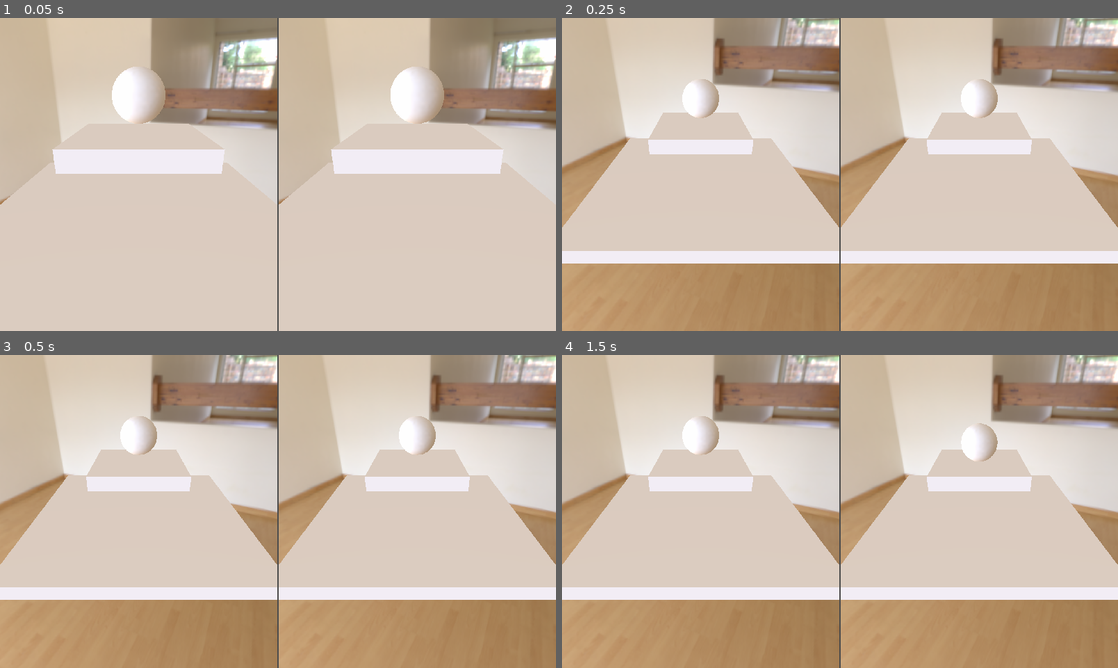
Above: before the commit, frames 1-4 (two rows, left to right).
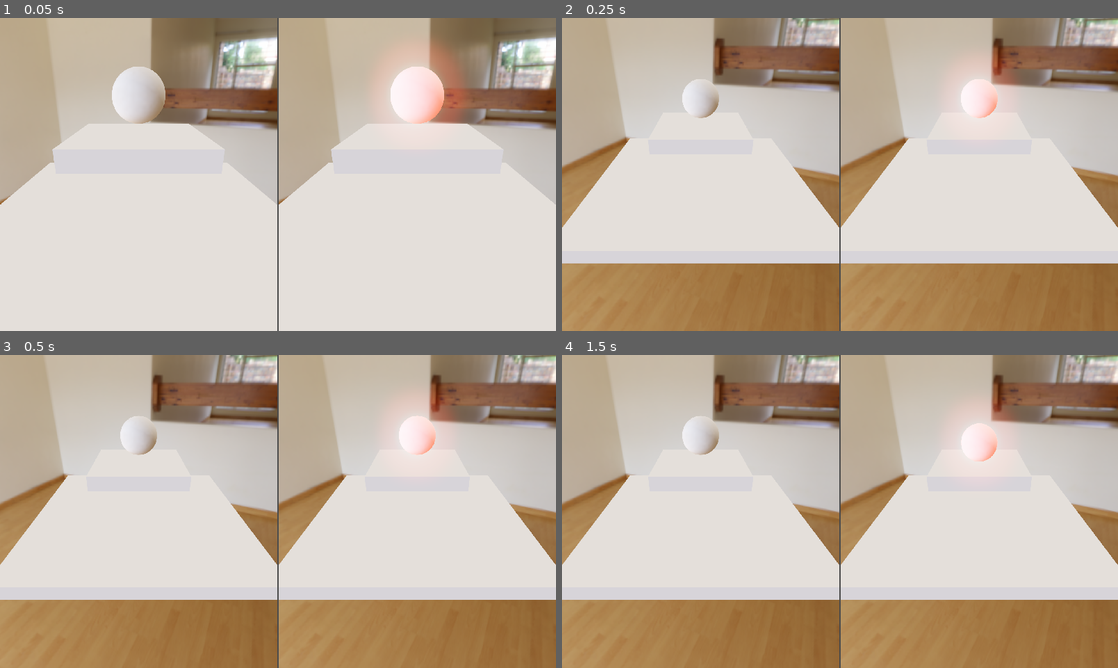
Above: after the commit, the same moments.

Repository: NykolaR/RepairingTheTimeline
Game: Godot game, scene res://Scenes/Levels/POC/POC.tscn
Same seed, same stepped clock (60 frames per second), same inputs: the game is played once before the commit and once after it. The project has no main scene, so this scene is started directly.
Inputs (mouse positions are in pixels of both pictures, inside the frame that each line leads up to):
- Up to frame 1 (0.05 s): no input
- Up to frame 2 (0.25 s): no input
- Up to frame 3 (0.5 s): no input
- Up to frame 4 (1.5 s): tap Enter (ui_accept) at 0.5, 0.77, 1.25 s; move the mouse to (962, 495) at 0.52 s; hold Right (ui_right) 0.53-1.28 s; click (962, 495) at 0.67 s; move the mouse to (728, 527) at 1.27 s; hold Left (ui_left) from 1.28 s (still down)

The runs differ from the first frame. In frame 1, 67% of the frame differs, in the area x 0-100%, y 0-100%; in frame 2, 68%; in frame 3, 68%; in frame 4, 68%.

Commit message:
oh jee whiz day one

Diff:
--- a/Scenes/Levels/POC/POC.tscn
+++ b/Scenes/Levels/POC/POC.tscn
@@ -31,6 +31,13 @@
 friction = 3.0
 rough = true
 
+[sub_resource type="SpatialMaterial" id=12]
+emission_enabled = true
+emission = Color( 1, 0, 0, 1 )
+emission_energy = 12.56
+emission_operator = 0
+emission_on_uv2 = false
+
 [sub_resource type="BoxShape" id=8]
 extents = Vector3( 0.4, 0.4, 0.4 )
 
@@ -42,6 +49,10 @@
 [sub_resource type="Environment" id=11]
 background_mode = 2
 background_sky = SubResource( 10 )
+tonemap_mode = 3
+tonemap_exposure = 0.5
+glow_enabled = true
+glow_bicubic_upscale = true
 
 [node name="ViewSplit" instance=ExtResource( 1 )]
 
@@ -91,7 +102,7 @@
 [node name="MeshInstance" type="MeshInstance" parent="Objects/Future/Ball" index="0"]
 layers = 2
 mesh = SubResource( 6 )
-material/0 = null
+material/0 = SubResource( 12 )
 
 [node name="CollisionShape" type="CollisionShape" parent="Objects/Future/Ball" index="1"]
 shape = SubResource( 8 )
@@ -110,8 +121,23 @@
 [node name="CollisionShape" type="CollisionShape" parent="Objects/Future/Area" index="0"]
 shape = SubResource( 9 )
 
+[node name="Viewport" parent="Past" index="0"]
+msaa = 1
+shadow_atlas_size = 8192
+
+[node name="Viewport" parent="Future" index="0"]
+msaa = 1
+shadow_atlas_size = 8192
+
 [node name="WorldEnvironment" type="WorldEnvironment" parent="." index="3"]
 environment = SubResource( 11 )
+
+[node name="DirectionalLight" type="DirectionalLight" parent="." index="4"]
+transform = Transform( -0.866025, -0.25, 0.433013, 0.25, 0.533494, 0.808013, -0.433013, 0.808013, -0.399519, 0, 3, 5 )
+light_color = Color( 0.737255, 0.737255, 0.737255, 1 )
+shadow_color = Color( 0.145098, 0.145098, 0.145098, 1 )
+shadow_bias = 0.0
+shadow_reverse_cull_face = true
 [connection signal="mouse_entered" from="Objects/Past/Shelf/Shelf" to="Objects/Past/Shelf/Shelf" method="_mouse_entered"]
 [connection signal="mouse_exited" from="Objects/Past/Shelf/Shelf" to="Objects/Past/Shelf/Shelf" method="_mouse_exited"]
 [connection signal="body_entered" from="Objects/Future/Area" to="Objects/Future/Area" method="_body_entered"]
Not shown: 1 places in Scenes/Levels/POC/POC.tscn that only renumber resources
Not shown: 2 places in Scenes/Tests/PureViewport.tscn that only renumber resources
